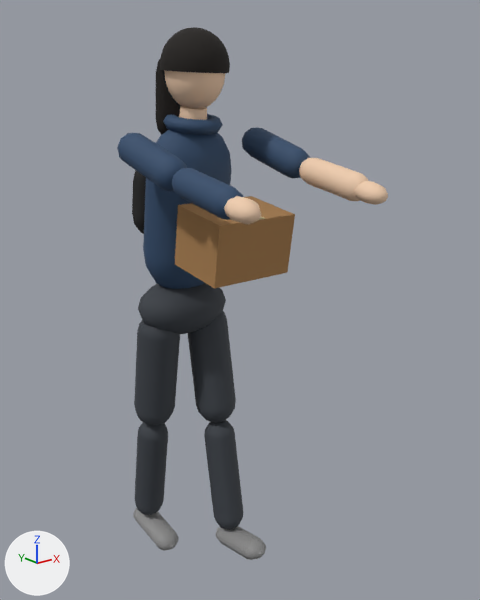
Before and after pictures for a commit that changed the glTF model city-hold/public/models/placeholder/char_runner.glb.
Camera for both pictures: a 50 mm camera at (-1.223, -1.847, 1.597) aimed at (0.074, -0.227, 0.948). Arrows for +X, +Y and +Z are at lower left; the lights stay in place. The first picture is the older version. Both versions are drawn at frame 42 of the action 'held'; the numbers are the values there.
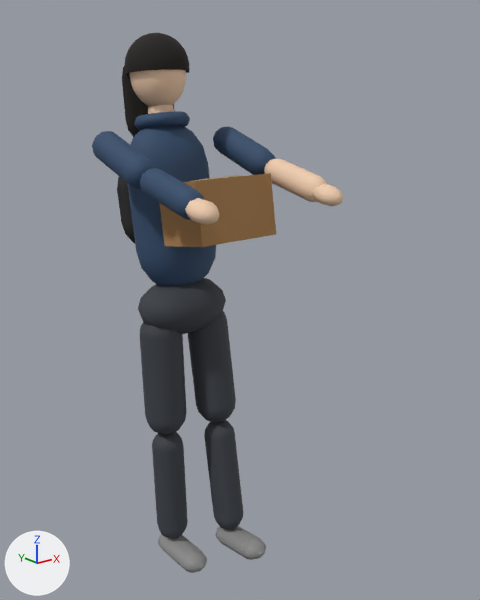
Not drawn themselves, but carrying or shaping drawn objects: ob_legl, ob_torso, ob_head, ob_arml, ob_armr.

Edits to the bpy script that builds the scene:
```text
Change ob_legl:
    ob_legl.rotation_euler: (0.165, 0.0, 0.0) -> (-0.0409, 0.0, 0.0)  # degrees (9.5, 0, 0) -> degrees (-2.3, 0, 0)
Change ob_torso:
    ob_torso.rotation_euler: (0.15, 0.0, 0.0) -> (-0.165, 0.0, 0.0)  # degrees (8.6, 0, 0) -> degrees (-9.5, 0, 0)
Change ob_head:
    ob_head.rotation_euler: (-0.075, 0.0, 0.0) -> (0.0825, 0.0, 0.0)  # degrees (-4.3, 0, 0) -> degrees (4.7, 0, 0)
Change ob_arml:
    ob_arml.rotation_euler: (-1.45, 0.0, 0.0) -> (-1.09, 0.0, 0.0)  # degrees (-83, 0, 0) -> degrees (-62, 0, 0)
Change ob_armr:
    ob_armr.rotation_euler: (-1.45, 0.0, 0.0) -> (-1.09, 0.0, 0.0)  # degrees (-83, 0, 0) -> degrees (-62, 0, 0)
```

Changed parts and their boxes (x1, y1, x2, y2) in the pictures (480 x 600 px):
'Mesh_15', turned: before (175, 196, 295, 289); after (159, 173, 276, 247)
'Mesh_4', turned: before (143, 130, 231, 289); after (127, 125, 216, 286)
'Mesh_1', turned: before (134, 320, 180, 425); after (140, 322, 186, 435)
'Mesh_2', turned: before (135, 422, 168, 515); after (152, 432, 188, 538)
'Mesh_9', turned: before (160, 27, 230, 73); after (124, 33, 189, 74)
'Mesh_11', turned: before (117, 133, 187, 192); after (92, 131, 156, 189)
'Mesh_12', turned: before (172, 168, 243, 220); after (140, 168, 204, 220)
'Mesh_11.001', turned: before (242, 128, 310, 178); after (213, 127, 275, 175)
'Mesh_8', turned: before (164, 70, 226, 109); after (129, 70, 186, 107)
'Mesh_14', turned: before (299, 158, 369, 201); after (264, 159, 327, 202)
'Mesh_3', turned: before (133, 508, 179, 550); after (158, 534, 207, 573)
'Mesh_10', turned: before (156, 59, 207, 135); after (122, 65, 174, 137)
'Mesh_13', turned: before (224, 196, 261, 224); after (185, 198, 219, 225)
'Mesh_7', turned: before (163, 114, 223, 135); after (134, 111, 190, 130)
'Mesh_5', turned: before (132, 170, 146, 234); after (117, 177, 135, 243)
'Mesh_13.001', turned: before (355, 181, 388, 205); after (313, 183, 343, 207)
'Mesh_6', turned: before (179, 106, 207, 120); after (148, 105, 174, 114)
'Mesh_16', turned (mostly hidden before): before (259, 216, 265, 220); after (192, 175, 240, 181)
